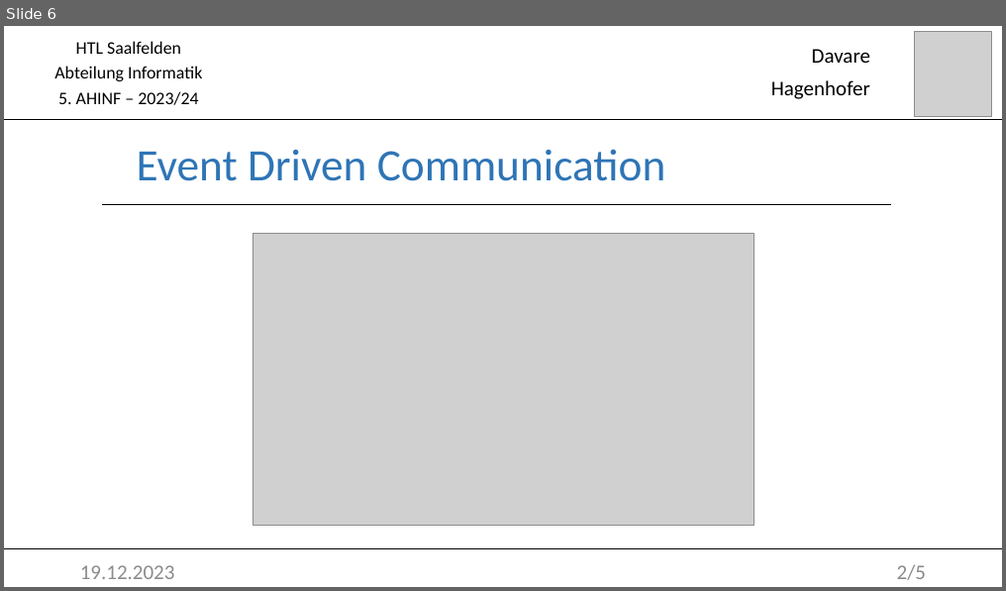
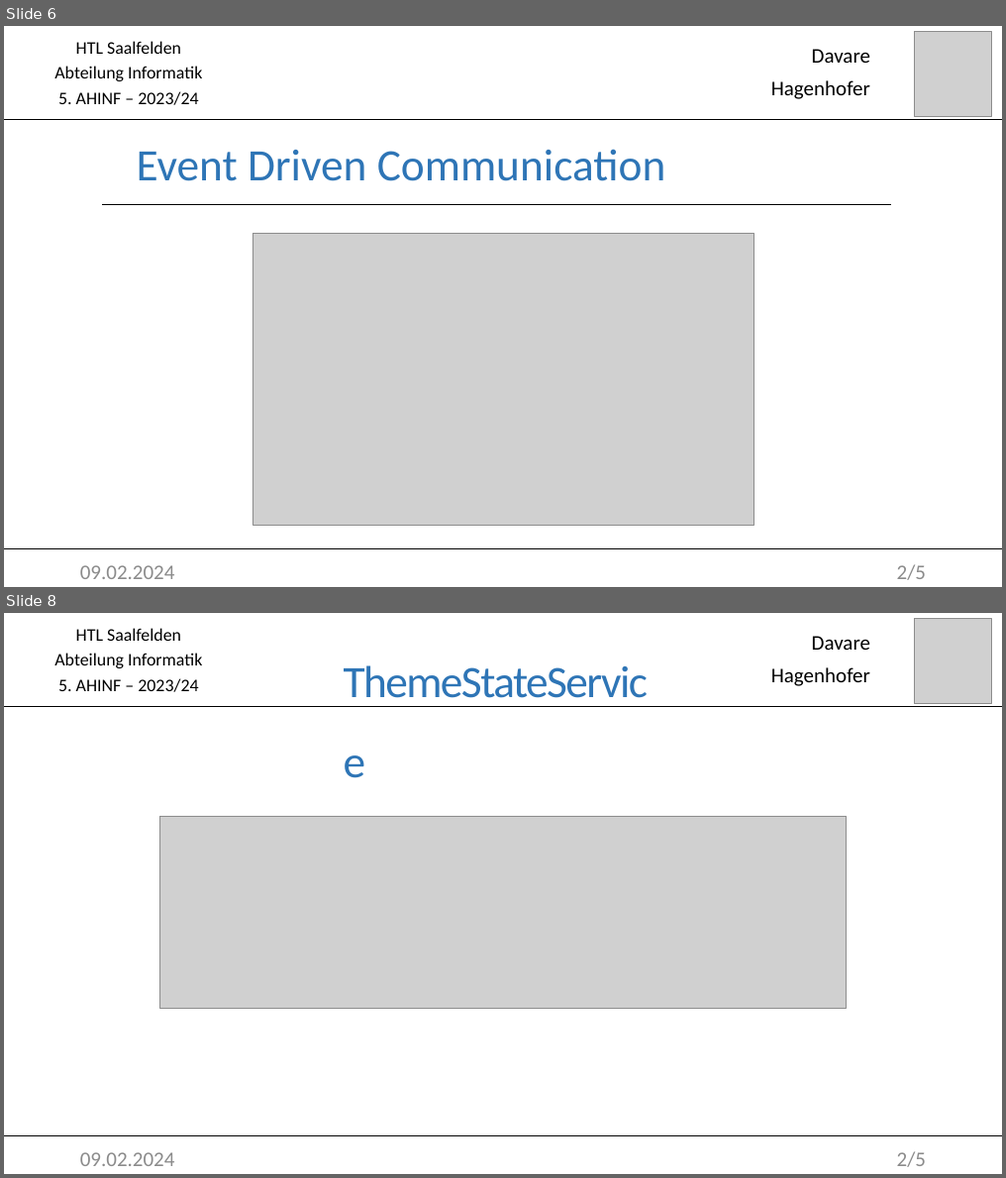
Before and after one commit to DavareDavare/GCM, a slide deck: Praesentation0802.pptx. Shown one above the other, each under a label of ours: slide 6 before the commit, slides 6 and 8 after it; the slides between them are not shown. The pictures are 1006x591 and 1006x1178 pixels, drawn with LibreOffice and Linux fonts; fonts in the diff are those of the drawing; grey boxes stand for pictures. Boxes give left, top, right and bottom in pixels: in the first picture for what was removed or moved away, otherwise in the second. Text is boxed around its words. In the diff, an @@ line names an element or a change of style, - is before the commit and + after.

```diff
--- a/Praesentation0802.pptx
+++ b/Praesentation0802.pptx
@@ slide 8 added at [4,613,1002,1174], background #FFFFFF @@
@@ subtitle added at [54,628,202,692], 17 pt, text #000000 @@
+HTL Saalfelden
+Abteilung Informatik
+5. AHINF – 2023/24
@@ text added at [771,636,870,686], 20 pt, text #000000 @@
+Davare
+Hagenhofer
@@ picture added at [915,618,991,703] @@
@@ line added from (4, 707) to (1002, 707), #000000 0.5 pt @@
@@ title added at [336,744,670,845], 43.2 pt, text #2E75B6 @@
+ThemeStateService
@@ picture added at [159,816,846,1008] @@
@@ line added from (4, 1137) to (1002, 1137), #000000 0.5 pt @@
@@ text added at [80,1153,175,1166], 20 pt, text #8C8C8C @@
+09.02.2024
@@ text added at [897,1152,926,1167], 20 pt, text #8C8C8C @@
+2/5
@@ slide 6 changed as well @@
@@ text at [80,566,175,579]: text changed @@
-19.12.2023
+09.02.2024
```
Also in this commit, not shown: 7 other slides changed, 4 other slides added, 38 other files.
